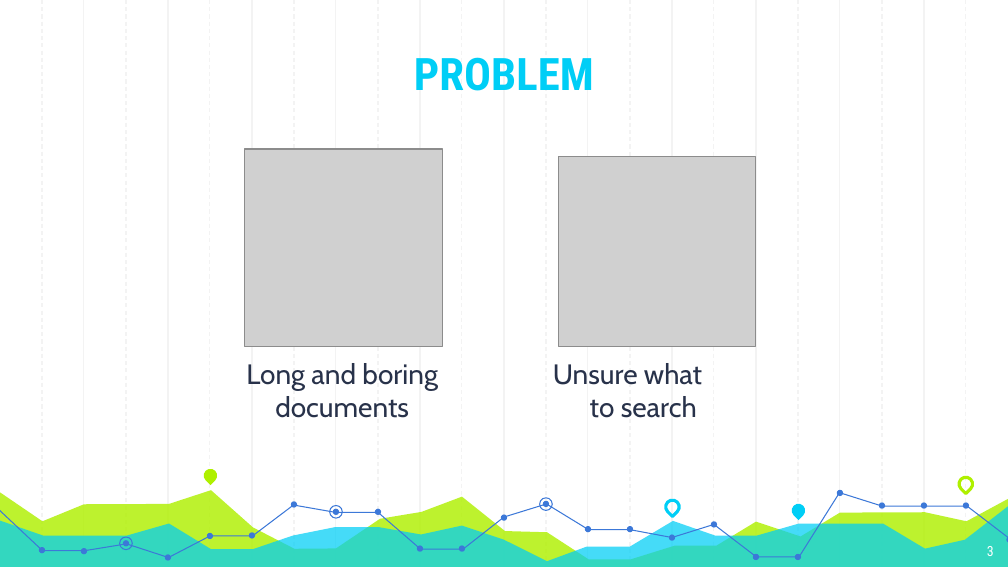
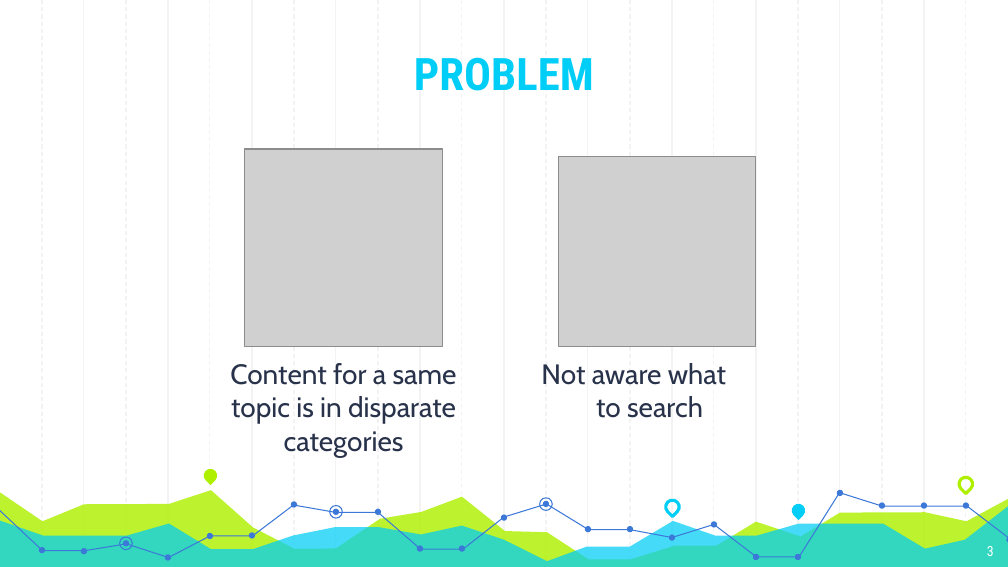
Before and after one commit to Andyayk/app, a slide deck: slide 3 of Graph Based Search.pptx. Drawn at 1008x567 pixels with LibreOffice and Linux fonts; fonts in the diff are those of the drawing; grey boxes stand for pictures. Boxes give left, top, right and bottom in pixels: in the first picture for what was removed or moved away, otherwise in the second. Text is boxed around its words. In the diff, an @@ line names an element or a change of style, - is before the commit and + after.

```diff
--- a/Graph Based Search.pptx
+++ b/Graph Based Search.pptx
@@ text at [230,363,457,457]: text changed @@
-Long and boring documents
+Content for a same topic is in disparate categories
@@ text at [541,363,726,418]: text changed @@
-Unsure what to search
+Not aware what to search
```
Also in this commit, not shown: 9 other slides changed, 1 slide added, 1 slide removed.
